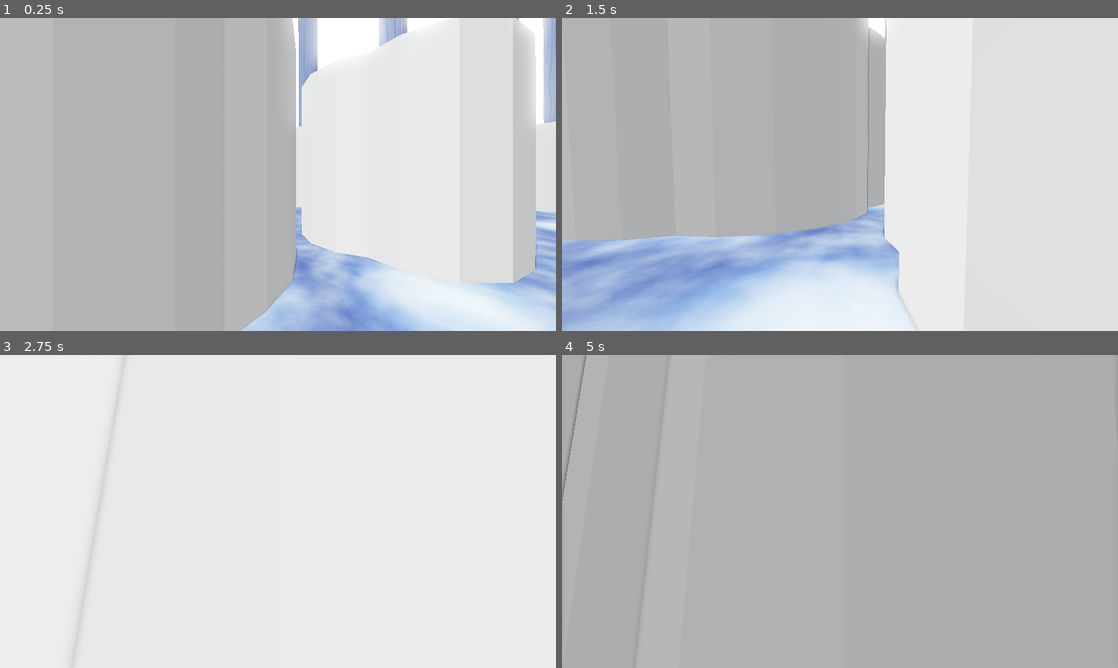
Above: before the commit, frames 1-4 (two rows, left to right).
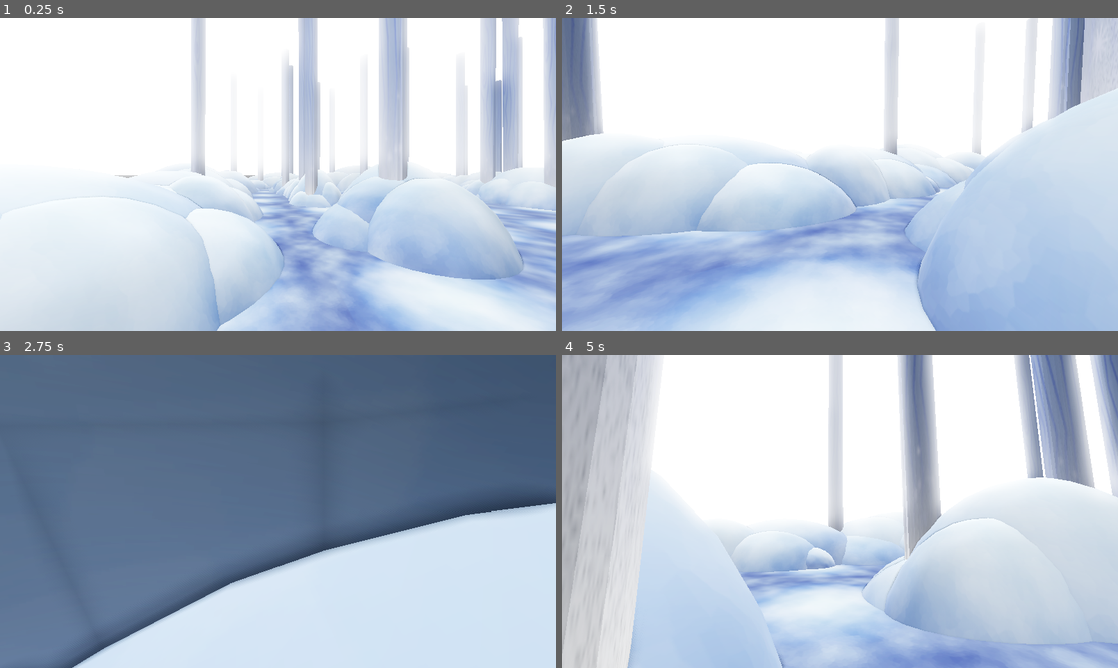
Above: after the commit, the same moments.

Repository: TatuArvela/mask-game
Game: Godot game, scene res://heikki/test_scene.tscn
Same seed, same stepped clock (60 frames per second), same inputs: the game is played once before the commit and once after it. This scene is started directly instead of the project's main scene.
Inputs (mouse positions are in pixels of both pictures, inside the frame that each line leads up to):
- Up to frame 1 (0.25 s): no input
- Up to frame 2 (1.5 s): move the mouse to (867, 174) at 0.52 s; hold Shift (run) 0.53-1.28 s; hold W (forward) from 0.53 s (still down); move the mouse to (812, 174) at 1.27 s; tap Ctrl (sneak) at 1.35 s
- Up to frame 3 (2.75 s): keep holding W (forward); move the mouse to (289, 505) at 2.02 s; hold Shift (run) from 2.03 s (still down)
- Up to frame 4 (5 s): keep holding W (forward); move the mouse to (834, 517) at 2.77 s; release Shift (run) at 2.78 s; tap Ctrl (sneak) at 2.85, 4.35 s; move the mouse to (878, 514) at 3.52 s; hold Shift (run) 3.53-4.28 s; move the mouse to (795, 508) at 4.27 s

The runs differ from the first frame. In frame 1, 70% of the frame differs, in the area x 0-100%, y 0-100%; in frame 2, 65%; in frame 3, 85%; in frame 4, 94%.

Commit message:
particle bling

Diff:
--- /dev/null
+++ b/heikki/partikkelit/Particle_bling.tscn
@@ -0,0 +1,54 @@
+[gd_scene format=3 uid="uid://j7clwuarlmuf"]
+
+[sub_resource type="ParticleProcessMaterial" id="ParticleProcessMaterial_fplnv"]
+particle_flag_disable_z = true
+angle_min = -594.5
+angle_max = 576.30005
+direction = Vector3(0, 0.48, 0)
+spread = 112.164
+angular_velocity_min = -50.950016
+angular_velocity_max = -50.950016
+gravity = Vector3(0, 0, 0)
+linear_accel_min = -9.210002
+linear_accel_max = -4.0800023
+radial_accel_min = 12.709997
+radial_accel_max = 24.469997
+tangential_accel_min = -12.220002
+tangential_accel_max = 17.099997
+
+[sub_resource type="StandardMaterial3D" id="StandardMaterial3D_fplnv"]
+albedo_color = Color(0.6879644, 0.6456375, 1, 1)
+emission_enabled = true
+
+[sub_resource type="BoxMesh" id="BoxMesh_rw23a"]
+material = SubResource("StandardMaterial3D_fplnv")
+size = Vector3(0.04, 0.07, -0.09)
+
+[sub_resource type="AudioStreamWAV" id="AudioStreamWAV_d24mu"]
+
+[node name="ParticleBlingBling" type="Node3D" unique_id=1838534437]
+
+[node name="GPUParticles3D" type="GPUParticles3D" parent="." unique_id=852091194]
+emitting = false
+amount = 586
+lifetime = 1.22
+one_shot = true
+explosiveness = 0.59
+randomness = 0.24
+process_material = SubResource("ParticleProcessMaterial_fplnv")
+draw_pass_1 = SubResource("BoxMesh_rw23a")
+
+[node name="GPUParticles3D2" type="GPUParticles3D" parent="." unique_id=1823544277]
+transform = Transform3D(1, 0, 0, 0, 1, 0, 0, 0, 1, 0.016694069, -0.0031104088, 0)
+emitting = false
+amount = 586
+lifetime = 1.22
+one_shot = true
+explosiveness = 0.59
+randomness = 0.24
+process_material = SubResource("ParticleProcessMaterial_fplnv")
+draw_pass_1 = SubResource("BoxMesh_rw23a")
+
+[node name="audioeffect" type="AudioStreamPlayer" parent="." unique_id=320028805]
+stream = SubResource("AudioStreamWAV_d24mu")
+autoplay = true
--- a/heikki/test_scene.tscn
+++ b/heikki/test_scene.tscn
@@ -6,7 +6,6 @@
 [ext_resource type="PackedScene" uid="uid://bykwnmcaycsik" path="res://scenery/trees.glb" id="4_21e61"]
 [ext_resource type="PackedScene" uid="uid://dosljd40iaqcr" path="res://scenery/river.glb" id="5_ia55n"]
 [ext_resource type="PackedScene" uid="uid://rvf074qch17a" path="res://entities/player/player.tscn" id="6_mr62e"]
-[ext_resource type="PackedScene" uid="uid://cdc3q3fg7o5tu" path="res://heikki/gamejam_collision_walls.tscn" id="7_1gve2"]
 
 [sub_resource type="PlaneMesh" id="PlaneMesh_3anks"]
 material = ExtResource("1_fidki")
@@ -97,7 +96,3 @@
 
 [node name="Player" parent="." unique_id=153770063 instance=ExtResource("6_mr62e")]
 transform = Transform3D(1, 0, 0, 0, 1, 0, 0, 0, 1, -20.308203, 1.520216, 20.541727)
-
-[node name="gamejam_collision_walls" parent="." unique_id=334877506 instance=ExtResource("7_1gve2")]
-
-[editable path="gamejam_collision_walls"]
Not shown, changed: heikki/.DS_Store
